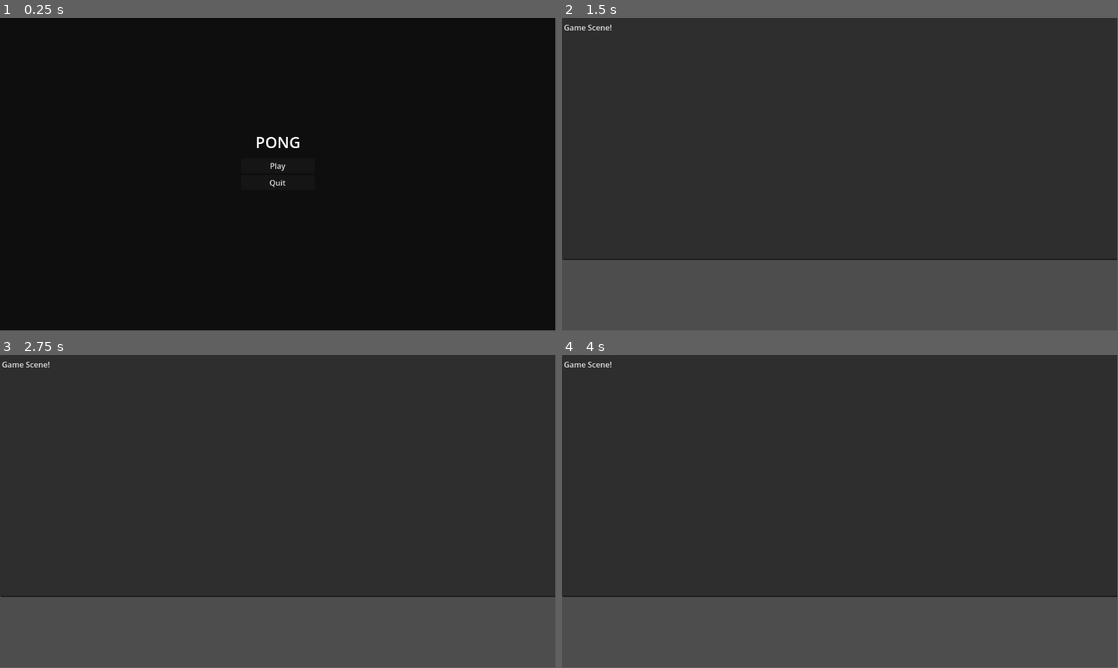
Above: before the commit, frames 1-4 (two rows, left to right).
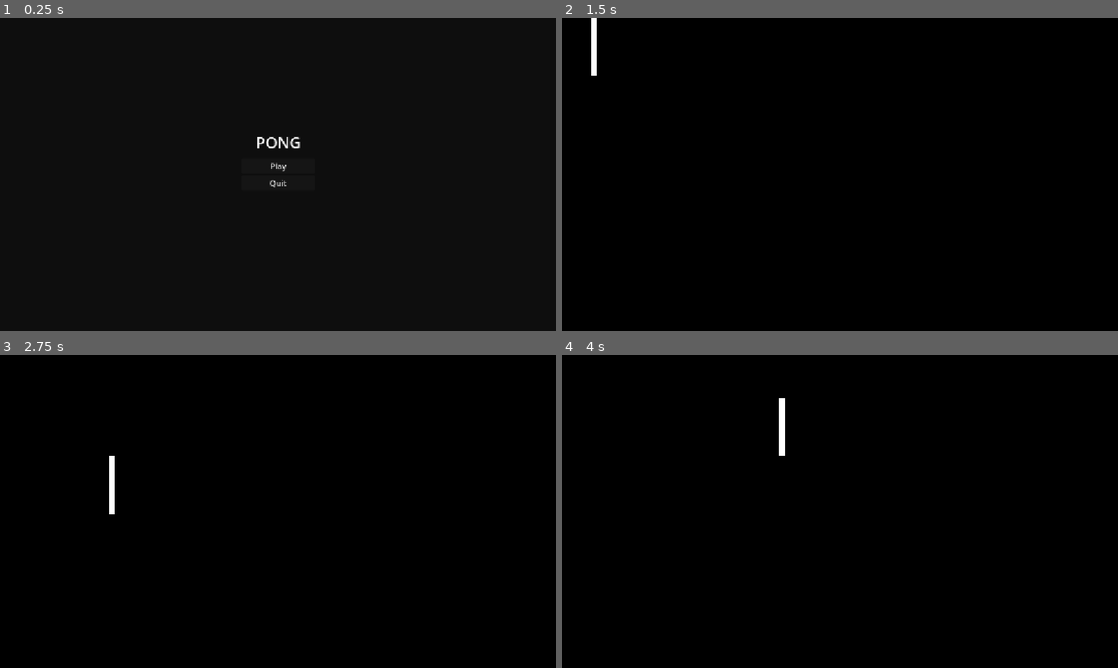
Above: after the commit, the same moments.

Repository: BenjaminVincent/jacob-and-ben-test
Game: Godot game, scene res://scenes/rooms/start.tscn
Same seed, same stepped clock (60 frames per second), same inputs: the game is played once before the commit and once after it. Before the commit the project starts from res://scenes/start.tscn.
Inputs:
- Up to frame 1 (0.25 s): no input
- Up to frame 2 (1.5 s): click "Play" at 0.5 s; tap Enter at 1.25 s; hold Right (ui_right) from 1.28 s (still down)
- Up to frame 3 (2.75 s): tap Space at 2 s; release Right (ui_right) at 2.03 s; hold Down (ui_down) from 2.03 s (still down)
- Up to frame 4 (4 s): release Down (ui_down) at 2.78 s; hold Right (ui_right) 2.78-3.53 s; hold Up (ui_up) from 3.53 s (still down)
The window is 799x449 before the commit and 800x450 after it. Grey fills any space a smaller window leaves; there, only what the larger window draws over its background counts as a difference.

The runs differ from the first frame. In frame 1, 0.2% of the frame differs, in the area x 46-54%, y 38-55%; in frame 2, 100%, in the area x 0-100%, y 0-100%; in frame 3, 100%; in frame 4, 100%.

Commit message:
added escape key to quit game for testing purposes. Added paddles and some unfinished movement

Diff:
--- a/project.godot
+++ b/project.godot
@@ -15,6 +15,11 @@
 config/features=PackedStringArray("4.6", "Forward Plus")
 config/icon="res://icon.svg"
 
+[display]
+
+window/size/mode=3
+window/stretch/mode="canvas_items"
+
 [physics]
 
 3d/physics_engine="Jolt Physics"
--- a/scenes/game.tscn
+++ /dev/null
@@ -1,8 +0,0 @@
-[gd_scene format=3 uid="uid://dvw4xww544umq"]
-
-[node name="Node2D" type="Node2D" unique_id=1041247027]
-
-[node name="TextEdit" type="TextEdit" parent="." unique_id=117961312]
-offset_right = 1159.0
-offset_bottom = 502.0
-text = "Game Scene!"
--- /dev/null
+++ b/scenes/player/paddle.tscn
@@ -0,0 +1,16 @@
+[gd_scene format=3 uid="uid://dp5xppof63rrv"]
+
+[ext_resource type="Script" uid="uid://bpxdc7f0x6fa7" path="res://scripts/paddle.gd" id="1_00sp0"]
+
+[sub_resource type="RectangleShape2D" id="RectangleShape2D_beb52"]
+size = Vector2(13, 120)
+
+[node name="Paddle" type="CharacterBody2D" unique_id=1909393524]
+script = ExtResource("1_00sp0")
+
+[node name="Polygon2D" type="Polygon2D" parent="." unique_id=210545321]
+polygon = PackedVector2Array(0, 0, 13, 0, 13, 120, 0, 120)
+
+[node name="CollisionShape2D" type="CollisionShape2D" parent="." unique_id=52227615]
+position = Vector2(6.5, 60)
+shape = SubResource("RectangleShape2D_beb52")
--- /dev/null
+++ b/scenes/rooms/game.tscn
@@ -0,0 +1,17 @@
+[gd_scene format=3 uid="uid://dvw4xww544umq"]
+
+[ext_resource type="PackedScene" uid="uid://dp5xppof63rrv" path="res://scenes/player/paddle.tscn" id="1_8fg17"]
+[ext_resource type="Script" uid="uid://lbvyfrtdranm" path="res://scripts/game.gd" id="1_15nd6"]
+
+[node name="Node2D" type="Node2D" unique_id=1041247027]
+script = ExtResource("1_15nd6")
+
+[node name="ColorRect" type="ColorRect" parent="." unique_id=429021341]
+offset_right = 1152.0
+offset_bottom = 648.0
+color = Color(0, 0, 0, 1)
+
+[node name="P1" parent="." unique_id=1909393524 instance=ExtResource("1_8fg17")]
+
+[node name="P2" parent="." unique_id=1984374026 instance=ExtResource("1_8fg17")]
+position = Vector2(1139, 437)
--- /dev/null
+++ b/scripts/game.gd
@@ -0,0 +1,7 @@
+extends Node2D
+
+
+func _input(event):
+	if event is InputEventKey and event.pressed:
+		if event.keycode == KEY_ESCAPE:
+			get_tree().quit()
--- /dev/null
+++ b/scripts/paddle.gd
@@ -0,0 +1,16 @@
+extends CharacterBody2D
+
+
+var speed = 300
+
+
+
+func _ready() -> void:
+	pass
+
+
+func _process(delta) -> void:
+	var direction = Input.get_vector("ui_left", "ui_right", "ui_up", "ui_down")
+
+	# Apply movement (for Node2D)
+	position += direction * speed * delta
--- a/scripts/start.gd
+++ b/scripts/start.gd
@@ -10,8 +10,7 @@
 
 
 func _on_play_pressed() -> void:
-	get_tree().change_scene_to_file("res://scenes/game.tscn")
-
+	get_tree().change_scene_to_file("res://scenes/rooms/game.tscn")
 
 
 
Renamed: scenes/end.tscn -> scenes/rooms/end.tscn
Not shown: 1 places in scenes/rooms/start.tscn that only renumber resources
Not shown, added: scripts/game.gd.uid
Not shown, added: scripts/paddle.gd.uid
